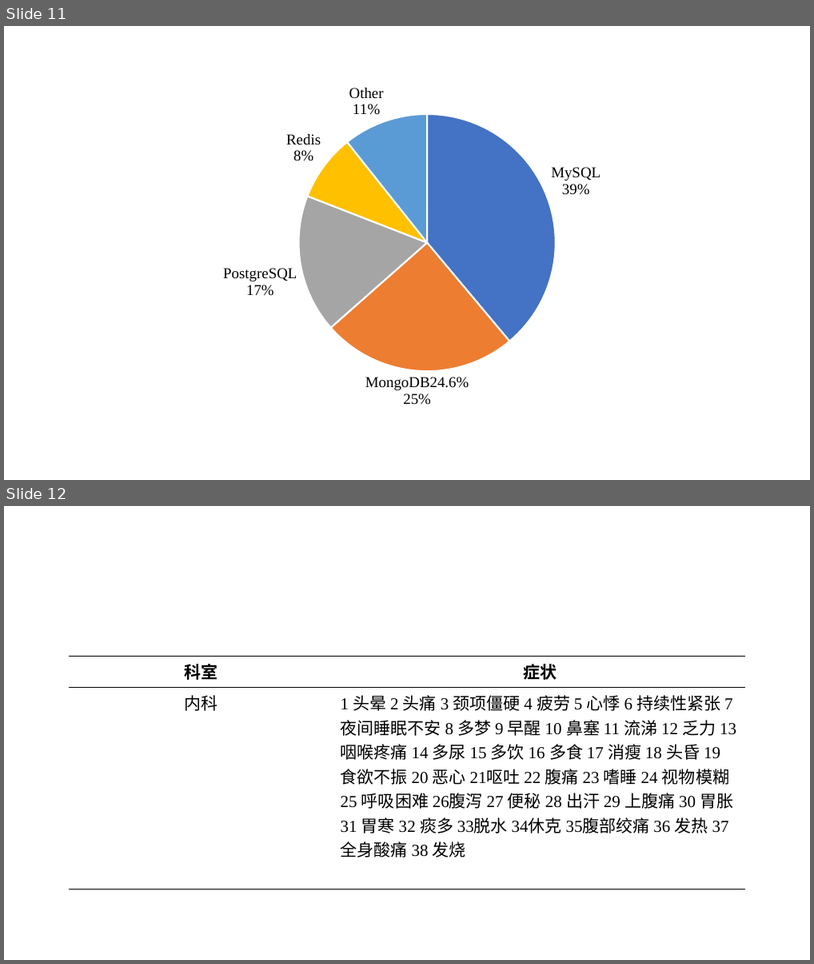
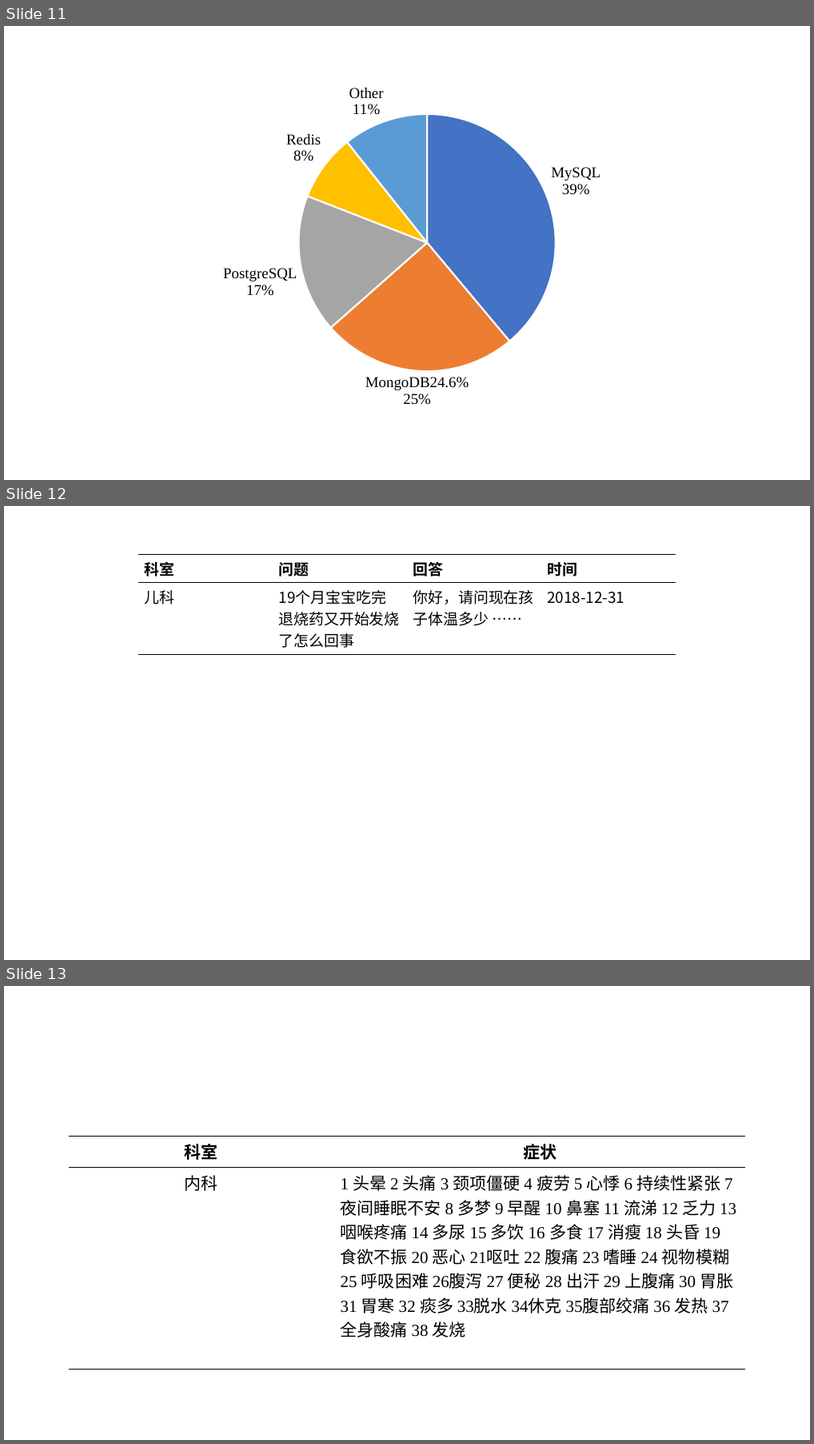
Before and after one commit to MingJerry/Guide, a slide deck: Doc/症状_科室映射图.pptx. Shown one above the other, each under a label of ours: slides 11 and 12 before the commit, slides 11, 12 and 13 after it. The pictures are 814x964 and 814x1444 pixels, drawn with LibreOffice and Linux fonts; fonts in the diff are those of the drawing. Boxes give left, top, right and bottom in pixels: in the first picture for what was removed or moved away, otherwise in the second. Text is boxed around its words. In the diff, an @@ line names an element or a change of style, - is before the commit and + after.

```diff
--- a/Doc/症状_科室映射图.pptx
+++ b/Doc/症状_科室映射图.pptx
@@ slide 12 added at [4, 506, 810, 960], background #FFFFFF @@
@@ table added at [138, 554, 675, 640], 2 rows, 4 columns @@
+科室 | 问题 | 回答 | 时间
+儿科 | 19个月宝宝吃完退烧药又开始发烧了怎么回事 | 你好，请问现在孩子体温多少 …… | 2018-12-31
@@ what was slide 12 is now slide 13 @@
```
Also in this commit, not shown: 4 other slides added, 20 other files.
